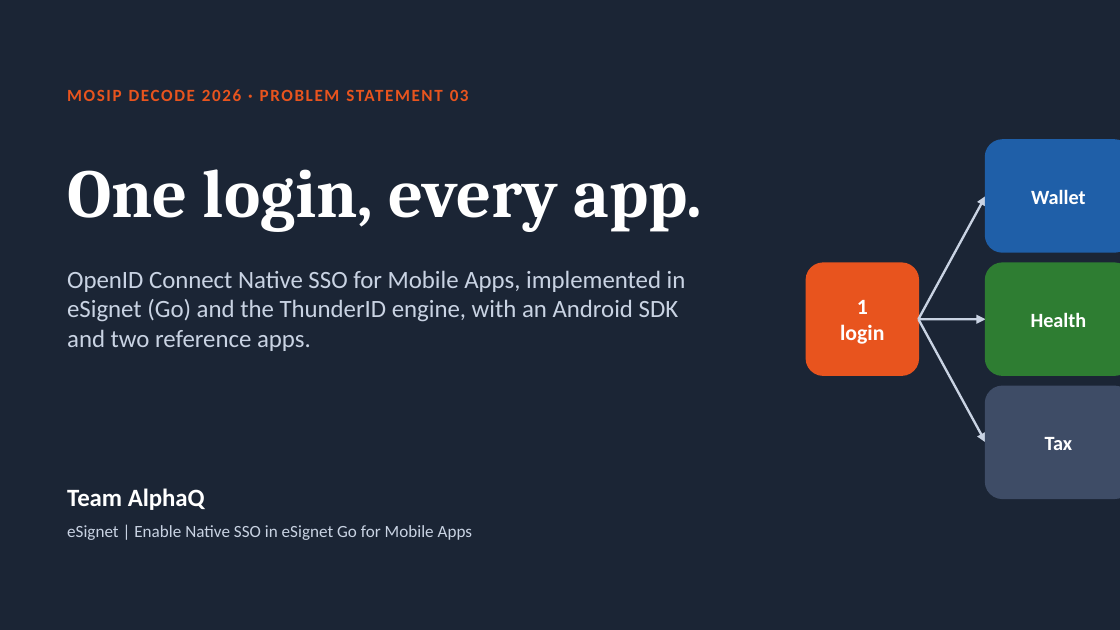
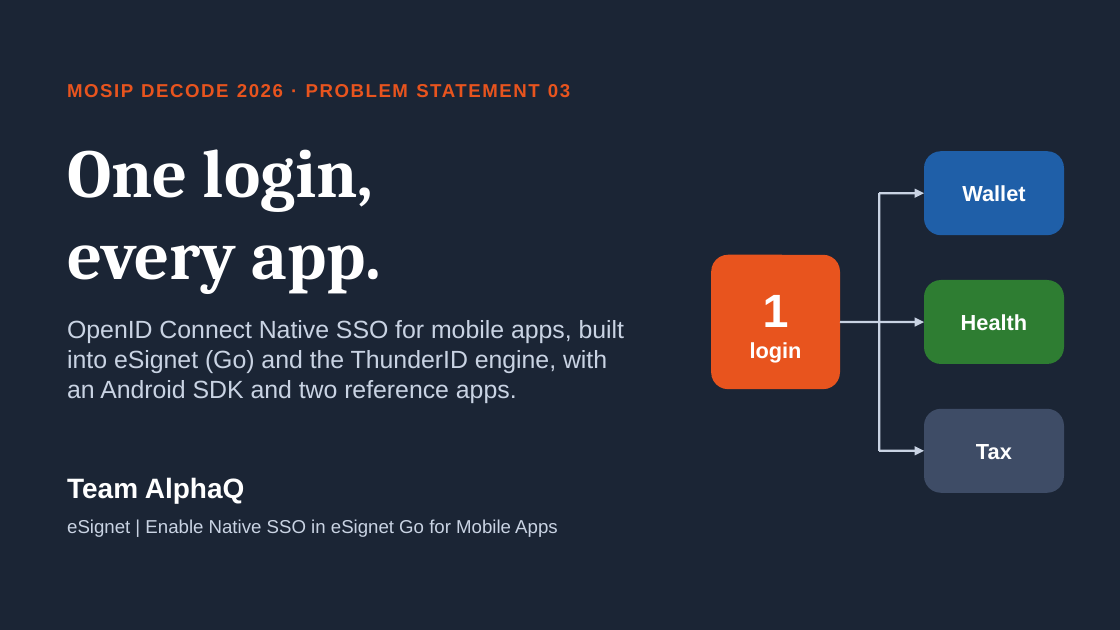
Before and after one commit to DevAnuragT/mosip-decode-2026-native-sso, a slide deck: slide 1 of docs/pitch-deck.pptx. Drawn at 1120x630 pixels with LibreOffice and Linux fonts; fonts in the diff are those of the drawing. Boxes give left, top, right and bottom in pixels: in the first picture for what was removed or moved away, otherwise in the second. Text is boxed around its words. In the diff, an @@ line names an element or a change of style, - is before the commit and + after.

Commit message:
Pitch deck rebuilt: measured text layout, Georgia/Arial, unique shape ids for Quick Look, labelled architecture, cropped screenshots

```diff
--- a/docs/pitch-deck.pptx
+++ b/docs/pitch-deck.pptx
@@ text "MOSIP DECODE 2026 · PROBLEM ..." at [67,84,570,97]: size 11 to 12 pt, font Calibri to Arial @@
@@ text at [67,149,381,294]: text changed @@
-One login, every app.
+One login,
+every app.
@@ text "One login," at [67,149,381,294]: vertical alignment middle to top @@
@@ text "Wallet": place and size @@
-text "Wallet" at [1031,189,1085,204]
+text "Wallet" at [962,185,1025,202]
@@ rounded rectangle: place and size @@
-rounded rectangle at [986,140,1120,252]
+rounded rectangle at [924,151,1064,235]
@@ rounded rectangle at [924,151,1064,235]: outline #1F5FA8 1 pt to none; proportions changed @@
@@ line added from (879, 194) to (879, 451), #C9D3E3 1.5 pt @@
@@ arrow added from (879, 194) to (924, 194), #C9D3E3 1.5 pt @@
@@ arrow removed from (918, 319) to (986, 196) @@
@@ text "1": place and size @@
-text "1" at [840,300,884,344]
+text "1" at [750,295,802,363]
@@ text "1" at [750,295,802,363]: size 14 to 30 pt in "1"; font Calibri to Arial @@
@@ rounded rectangle: place and size @@
-rounded rectangle at [806,263,918,375]
+rounded rectangle at [711,254,840,389]
@@ rounded rectangle at [711,254,840,389]: outline #E8541E 1 pt to none; proportions changed @@
@@ text "Health": place and size @@
-text "Health" at [1031,312,1087,327]
+text "Health" at [961,314,1028,330]
@@ rounded rectangle: place and size @@
-rounded rectangle at [986,263,1120,375]
+rounded rectangle at [924,280,1064,364]
@@ rounded rectangle at [924,280,1064,364]: outline #2E7D32 1 pt to none; proportions changed @@
@@ text at [67,320,624,403]: text changed; font Calibri to Arial @@
-OpenID Connect Native SSO for Mobile Apps, implemented in eSignet (Go) and the ThunderID engine, with an Android SDK and two reference apps.
+OpenID Connect Native SSO for mobile apps, built
+into eSignet (Go) and the ThunderID engine, with
+an Android SDK and two reference apps.
@@ arrow moved from (918, 319) - (986, 319) to (840, 323) - (924, 323) @@
@@ arrow removed from (918, 319) to (986, 442) @@
@@ size 13 to 14 pt, font Calibri to Arial in 3 elements at [962,185,1025,202], [961,314,1028,330], [976,444,1012,459] @@
@@ text "Tax": place and size @@
-text "Tax" at [1045,437,1073,450]
+text "Tax" at [976,444,1012,459]
@@ rounded rectangle: place and size @@
-rounded rectangle at [986,386,1120,498]
+rounded rectangle at [924,409,1064,493]
@@ rounded rectangle at [924,409,1064,493]: outline #3E4C66 1 pt to none; proportions changed @@
@@ text "Team AlphaQ": place and size @@
-text "Team AlphaQ" at [67,488,205,510]
+text "Team AlphaQ" at [67,477,244,503]
@@ text "Team AlphaQ" at [67,477,244,503]: size 16 to 18 pt, font Calibri to Arial @@
@@ arrow added from (879, 451) to (924, 451), #C9D3E3 1.5 pt @@
@@ text "eSignet | Enable Native SSO ..." at [67,519,557,537]: size 11 to 12 pt, font Calibri to Arial @@
```
Also in this commit, not shown: 12 other slides changed, 6 other files.
